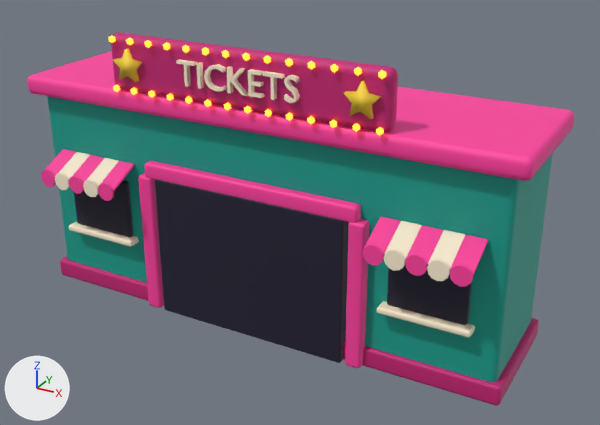
Before and after pictures for a commit that changed the glTF model art/models/gatehouse.glb.
Rendered twice from a camera (50 mm lens) standing at (9.42, -14.73, 10.8) and looking at (0.67, 1.19, 2.84). Lighting does not change. The marker at lower left points along +X, +Y and +Z. The older version comes first. Vertices at exactly the same position are counted once.

Names of what the first picture shows: 'Gatehouse'.
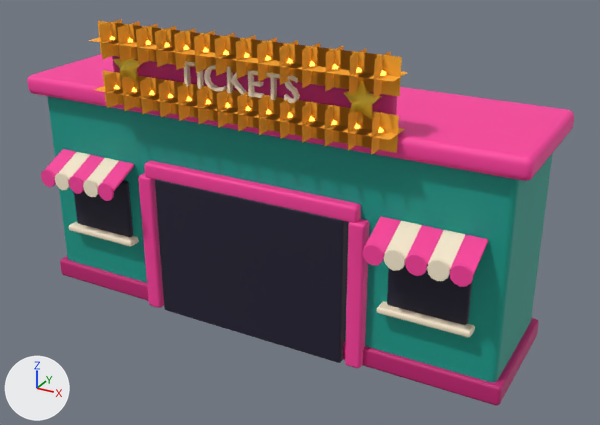
Changed parts and their boxes [x1, y1, x2, y2] in the pictures (600 x 425 px):
```json
{"object": "Gatehouse", "change": "reshaped", "before": [27, 32, 574, 406], "after": [27, 20, 574, 406]}
{"part": 1, "of": "me_gatehouse", "change": "added", "after": [88, 20, 407, 155], "on screen": "orange"}
```

The change, as JSON lines over the scene's bpy script:
```json
{"op": "add", "block": "mat_bulbhalo", "code": ["mat_bulbhalo = principled_material('BulbHalo')", "mat_bulbhalo.base_color = (1.0, 0.434, 0.0296)  # orange #ffb030", "mat_bulbhalo.roughness = 1.0"]}
{"block": "me_gatehouse", "where": "# used by ob_gatehouse; location = (0.0, 0.0, 0.0)"}
{"op": "remove", "block": "me_gatehouse", "code": "me_gatehouse.from_pydata(...)  # 2594 vertices, 4944 faces; spans x -6.3..6.3, y -0.89..3.3, z 0.0..6.95"}
{"op": "add", "block": "me_gatehouse", "code": "me_gatehouse.from_pydata(...)  # 2930 vertices, 5112 faces; spans x -6.3..6.3, y -0.89..3.3, z 0.0..7.23"}
{"block": "me_gatehouse", "change": "me_gatehouse part 1: 336 vertices added at x -3.68..3.68, y -0.74..0.02, z 5.34..7.23"}
{"op": "add", "block": "me_gatehouse", "code": "me_gatehouse.materials.append(mat_bulbhalo)  # orange #ffb030"}
```
